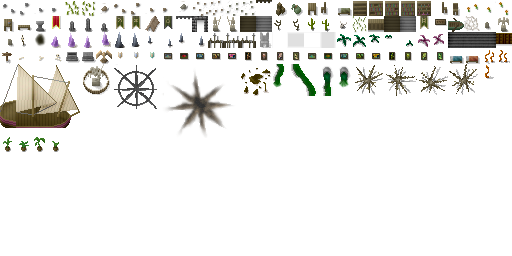
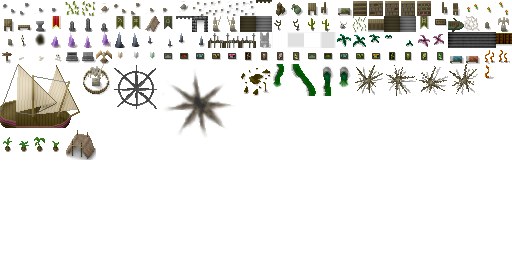
Layer changes from the first w=512, h=256 image to the second:
painted on "shade" over [65, 130, 96, 160]
